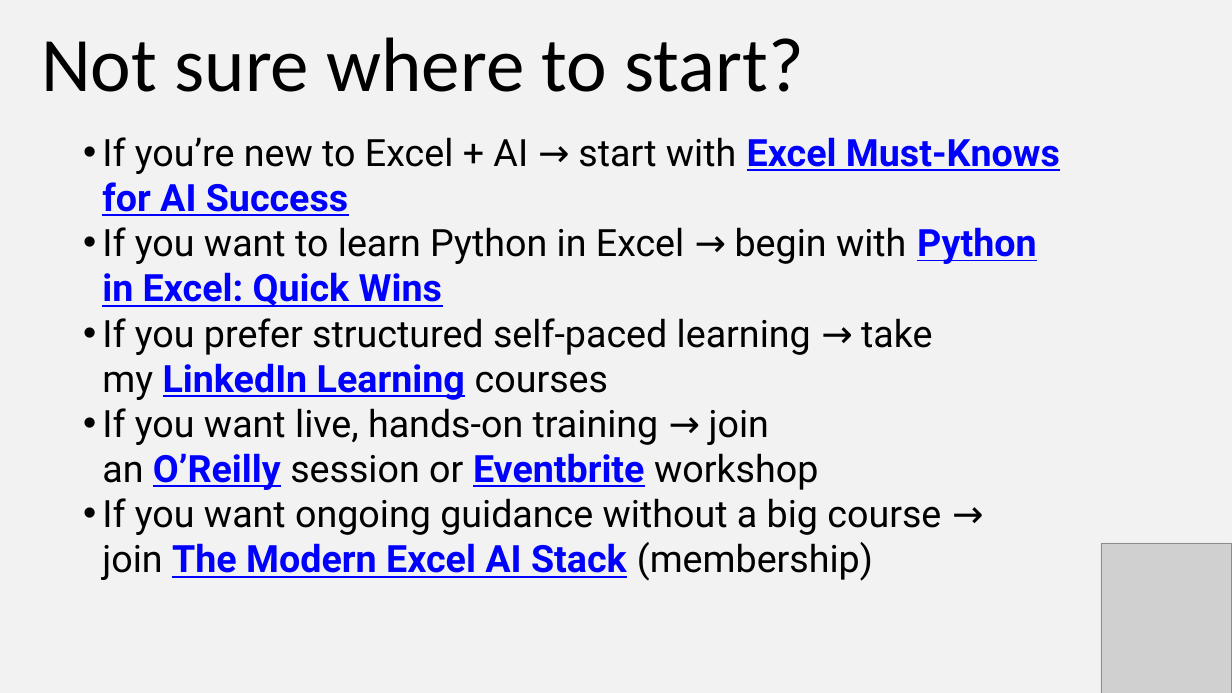
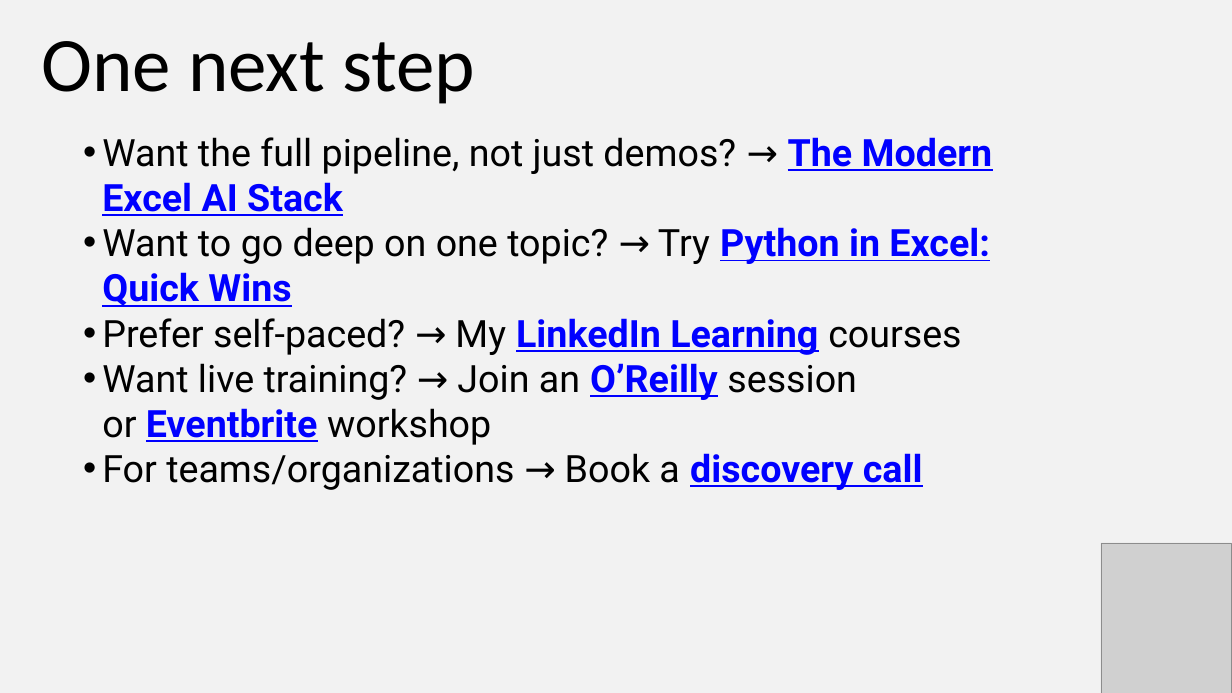
Before and after one commit to stringfestdata/modern-excel-demo-day, a slide deck: slide 13 of modern-excel-demo-day.pptx. Drawn at 1232x693 pixels with LibreOffice and Linux fonts; fonts in the diff are those of the drawing; grey boxes stand for pictures. Boxes give left, top, right and bottom in pixels: in the first picture for what was removed or moved away, otherwise in the second. Text is boxed around its words. In the diff, an @@ line names an element or a change of style, - is before the commit and + after.

```diff
--- a/modern-excel-demo-day.pptx
+++ b/modern-excel-demo-day.pptx
@@ text at bbox=[41, 41, 475, 104]: text changed @@
-Not sure where to start?
+One next step
@@ text at bbox=[102, 137, 993, 490]: text changed @@
-• If you’re new to Excel + AI → start with Excel Must-Knows for AI Success
-• If you want to learn Python in Excel → begin with Python in Excel: Quick Wins
-• If you prefer structured self-paced learning → take my LinkedIn Learning courses
-• If you want live, hands-on training → join an O’Reilly session or Eventbrite workshop
-• If you want ongoing guidance without a big course → join The Modern Excel AI Stack (membership)
+• Want the full pipeline, not just demos? → The Modern Excel AI Stack
+• Want to go deep on one topic? → Try Python in Excel: Quick Wins
+• Prefer self-paced? → My LinkedIn Learning courses
+• Want live training? → Join an O’Reilly session or Eventbrite workshop
+• For teams/organizations → Book a discovery call
```
Also in this commit, not shown: 4 other slides changed.
